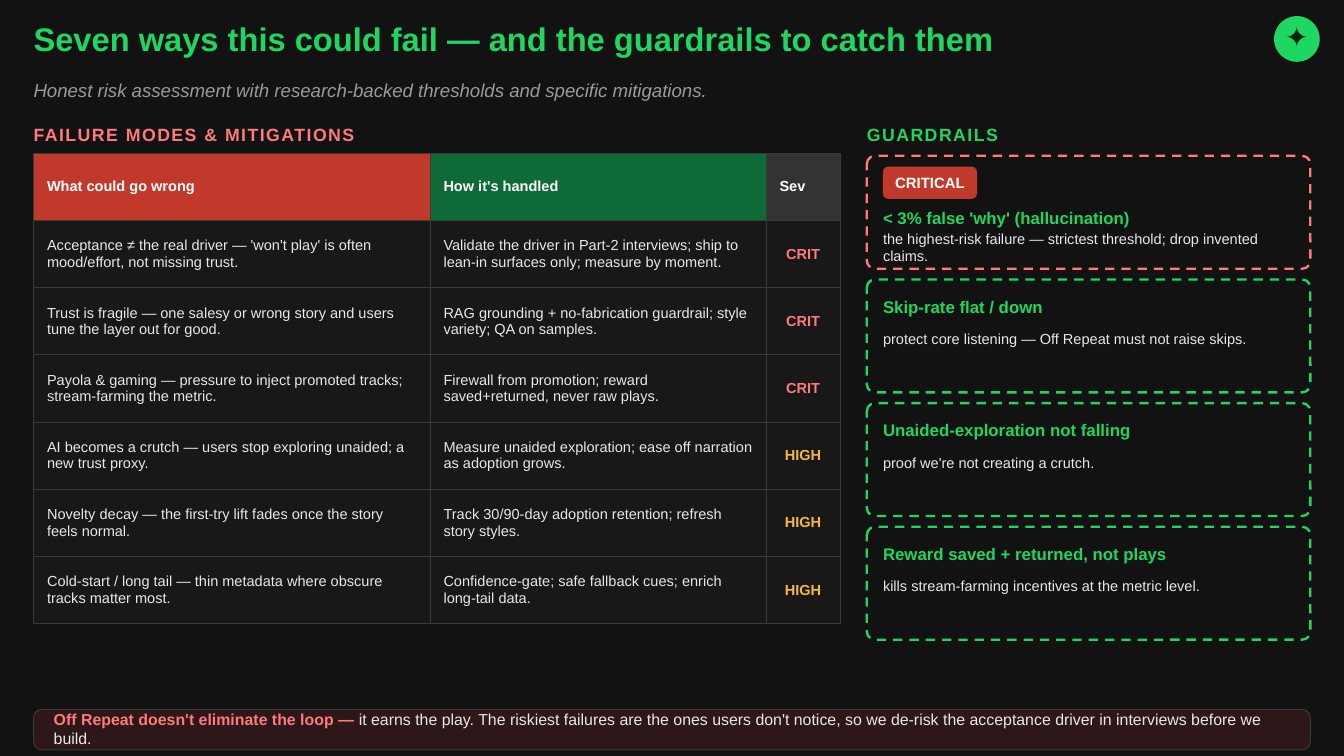
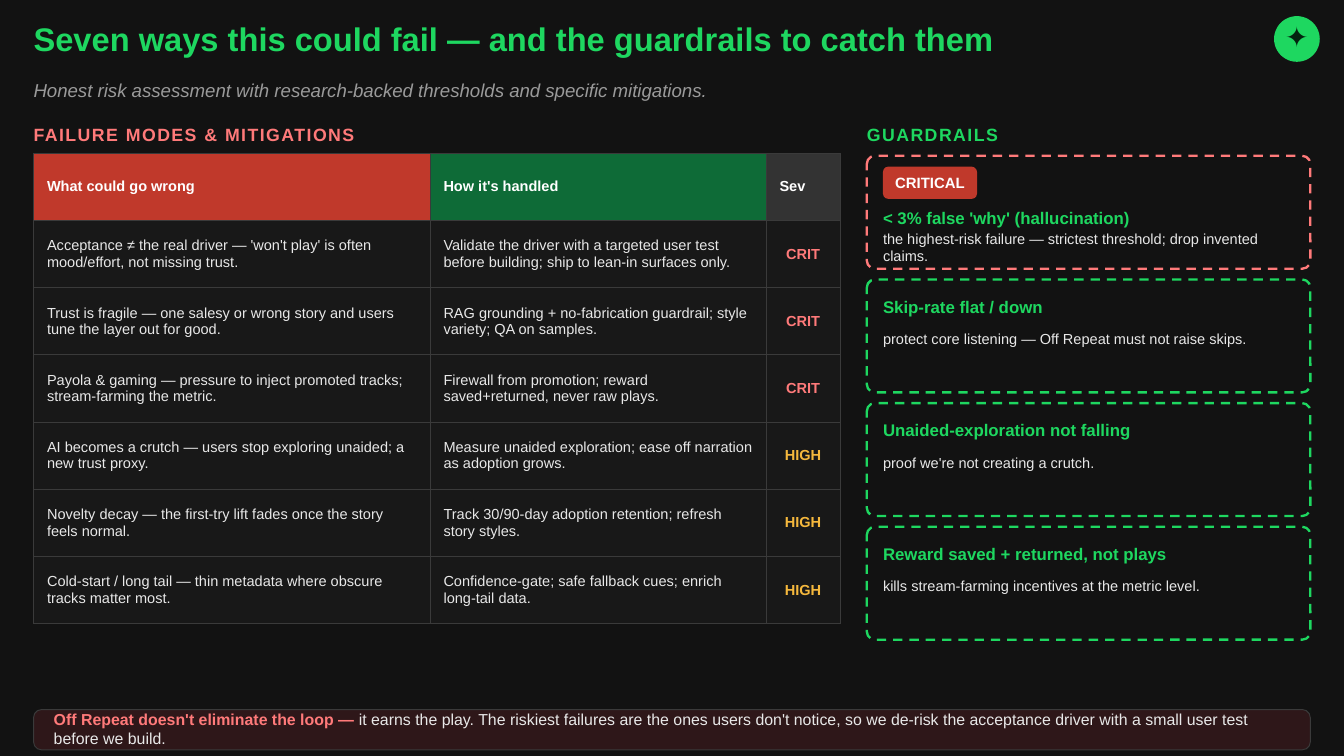
Before and after one commit to nityagupta25/spotify-discovery-engine, a slide deck: slide 10 of Off_Repeat_Deck_TopFellow.pptx. Drawn at 1344x756 pixels with LibreOffice and Linux fonts; fonts in the diff are those of the drawing. Boxes give left, top, right and bottom in pixels: in the first picture for what was removed or moved away, otherwise in the second. Text is boxed around its words. In the diff, an @@ line names an element or a change of style, - is before the commit and + after.

```diff
--- a/Off_Repeat_Deck_TopFellow.pptx
+++ b/Off_Repeat_Deck_TopFellow.pptx
@@ table at (34,153,840,610) @@
-row 2, column 2: Validate the driver in Part-2 interviews; ship to lean-in surfaces only; measure by moment.
+row 2, column 2: Validate the driver with a targeted user test before building; ship to lean-in surfaces only.
@@ text at (54,713,1248,744): text changed @@
-Off Repeat doesn't eliminate the loop — it earns the play. The riskiest failures are the ones users don't notice, so we de-risk the acceptance driver in interviews before we build.
+Off Repeat doesn't eliminate the loop — it earns the play. The riskiest failures are the ones users don't notice, so we de-risk the acceptance driver with a small user test before we build.
```
Also in this commit, not shown: 2 other slides changed, 2 other files.
